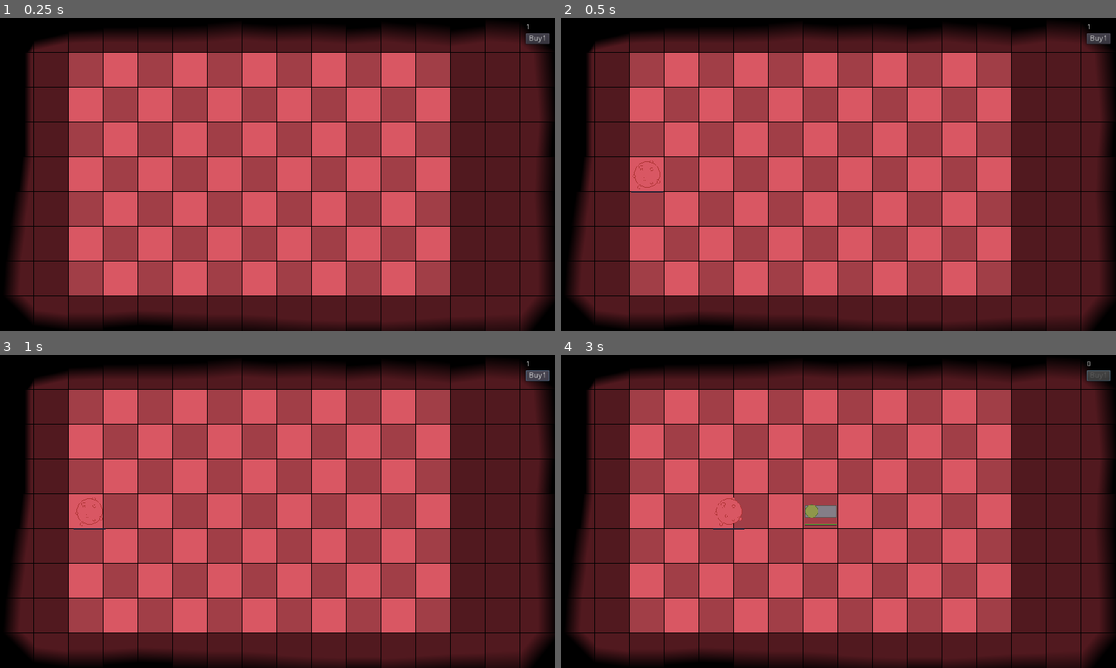
Above: before the commit, frames 1-4 (two rows, left to right).
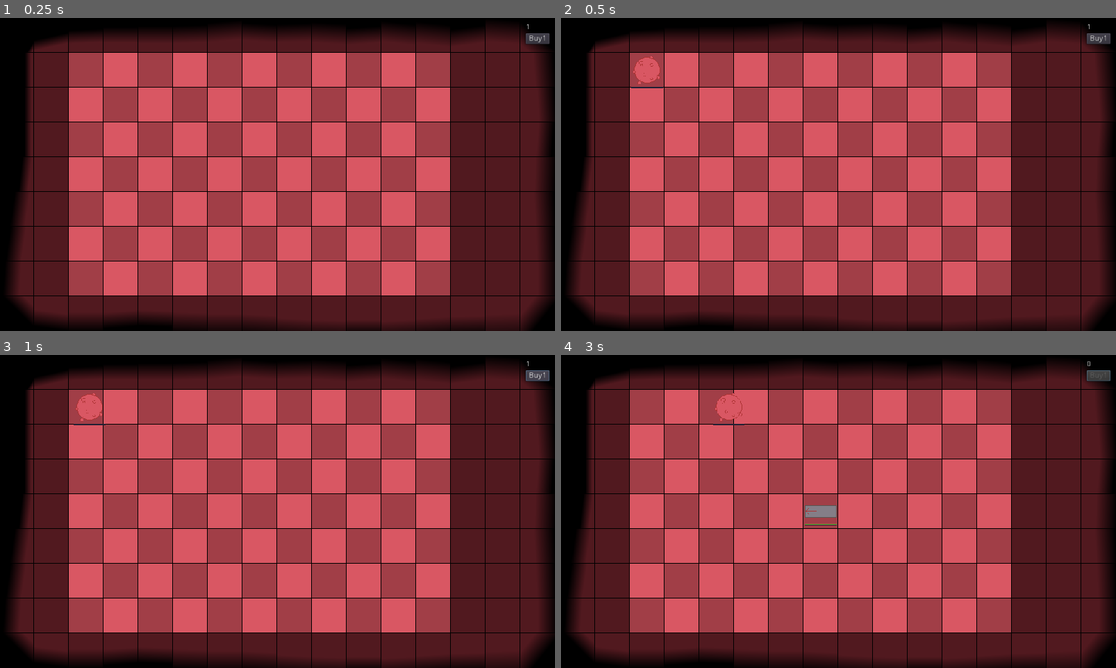
Above: after the commit, the same moments.

Repository: TeamKebab/GodotWildJam23
Game: Godot game, scene res://src/Main.tscn
Same seed, same stepped clock (60 frames per second), same inputs: the game is played once before the commit and once after it.
Inputs (mouse positions are in pixels of both pictures, inside the frame that each line leads up to):
- Up to frame 1 (0.25 s): no input
- Up to frame 2 (0.5 s): no input
- Up to frame 3 (1 s): click "Buy1" at 0.5 s
- Up to frame 4 (3 s): click "Buy1" at 1.25 s; click "Buy1" at 2 s; move the mouse to (821, 511) at 2.77 s; click (821, 511) at 2.92 s

Frame 1 is identical in both runs. In frame 2, 0.4% of the frame differs, in the area x 12-19%, y 12-56%; in frame 3, 0.4%; in frame 4, 0.5%, in the area x 27-47%, y 12-56%.

Commit message:
fix waves

Diff:
--- a/src/Player.gd
+++ b/src/Player.gd
@@ -7,6 +7,10 @@
 var antibodies: int = 1 setget set_antibodies
 
 
-func set_antibodies(new_antibodies):
+func _ready() -> void:
+	randomize()
+
+
+func set_antibodies(new_antibodies) -> void:
 	antibodies = new_antibodies
 	emit_signal("antibodies_changed", new_antibodies)
--- a/src/WaveSpawner.gd
+++ b/src/WaveSpawner.gd
@@ -14,7 +14,7 @@
 			"wait": 0.5,
 			"virus":[
 				{
-					"virus": Virus.CUTEVID,
+					"type": Virus.CUTEVID,
 					"row": 0
 				}
 			]
@@ -23,7 +23,7 @@
 			"wait": 5,
 			"virus":[
 				Virus.CUTEVID,
-				Virus.CUTEVID
+				Virus.CUTEVID,
 			]
 		},
 	]
@@ -43,6 +43,7 @@
 	if not current_wave.empty():
 		timer.start(current_wave[0].wait)
 
+
 func _on_Timer_timeout():
 	var wave = current_wave.pop_front()
 	_spawn_wavelet(wave)
@@ -52,26 +53,28 @@
 	else:
 		timer.start(current_wave[0].wait)
 
+
 func _spawn_wavelet(wave):
 	assert(wave.virus.size() <= int(grid.size.y))
 
 	var possible_rows = _get_possible_rows()
 
-	for i in wave.virus:
-		var virus = -1
-		var row = -1
+	for virus in wave.virus:
+		var virus_type = -1
+		var virus_row = -1
 
-		if i is int:
-			virus = i
+		if virus is int:
+			virus_type = virus
 		else:
-			virus = i.virus
-			if row in i:
-				row = i.row
+			virus_type = virus.type
+			if "row" in virus and virus.row in possible_rows:
+				virus_row = virus.row
+				possible_rows.remove(virus.row)
 
-		if row < 0 or row >= grid.size.y:
-			row = _get_random(possible_rows)
+		if virus_row < 0 or virus_row >= grid.size.y:
+			virus_row = _get_random(possible_rows)
 
-		_spawn(virus, row)
+		_spawn(virus_type, virus_row)
 
 
 func _spawn(type: int, row: int):
@@ -81,7 +84,6 @@
 
 
 func _get_random(possible_rows: Array) -> int:
-	# TODO: check rows
 	var i = randi() % possible_rows.size()
 	var row = possible_rows[i]
 	possible_rows.remove(i)
@@ -89,4 +91,4 @@
 
 
 func _get_possible_rows() -> Array:
-	return range(0, int(grid.size.y) - 1)
+	return range(0, int(grid.size.y))
